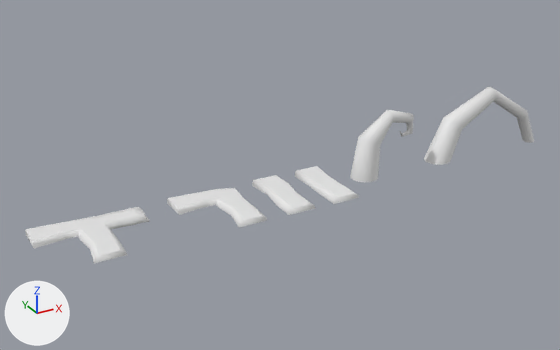
Renders of the FBX model Assets/3D/Props/Sources/root-platforms.fbx from each side of a commit.
Both versions are drawn from a 50 mm lens placed at (-23.2, -39.2, 22.6), pointed at (0.4, 3.7, 1.1). Lighting does not change. The marker at lower left points along +X, +Y and +Z. Where no turn or scale is listed for an object, it has been applied to the vertices.

Script lines for the objects in view, before the commit:
```python
me_circle_001 = bpy.data.meshes.new('Circle.001')
me_circle_001.from_pydata(...)  # 68 vertices, 50 faces; spans x -1.0..1.15, y 0.0..5.24, z -0.02..0.44
me_circle_002 = bpy.data.meshes.new('Circle.002')
me_circle_002.from_pydata(...)  # 172 vertices, 152 faces; spans x -3.65..3.68, y 0.0..5.45, z -0.04..0.45
me_circle_003 = bpy.data.meshes.new('Circle.003')
me_circle_003.from_pydata(...)  # 68 vertices, 50 faces; spans x -1.0..1.0, y 0.0..5.24, z -0.02..0.44
me_circle_004 = bpy.data.meshes.new('Circle.004')
me_circle_004.from_pydata(...)  # 102 vertices, 82 faces; spans x -3.65..1.19, y 0.0..5.45, z -0.02..0.44
me_circle_005 = bpy.data.meshes.new('Circle.005')
me_circle_005.from_pydata(...)  # 224 vertices, 192 faces; spans x -1.29..3.76, y -1.0..1.0, z 0.0..4.76
me_circle_006 = bpy.data.meshes.new('Circle.006')
me_circle_006.from_pydata(...)  # 160 vertices, 128 faces; spans x -1.29..9.6, y -1.0..1.0, z -0.21..5.05
ob_corner1 = bpy.data.objects.new('corner1', me_circle_004)
ob_corner1.location = (-3.6, 0.0, 0.0)
ob_corner1_001 = bpy.data.objects.new('corner1.001', me_circle_002)
ob_corner1_001.location = (-12.86, 0.0, 0.0)
ob_form1 = bpy.data.objects.new('form1', me_circle_005)
ob_form1.location = (7.07, 2.75, 0.0)
ob_form2 = bpy.data.objects.new('form2', me_circle_006)
ob_form2.location = (13.73, 2.75, 0.0)
ob_straight1 = bpy.data.objects.new('straight1', me_circle_001)
ob_straight1.location = (0.0, 0.0, 0.0)
ob_straight2 = bpy.data.objects.new('straight2', me_circle_003)
ob_straight2.location = (3.43, 0.0, 0.0)
```
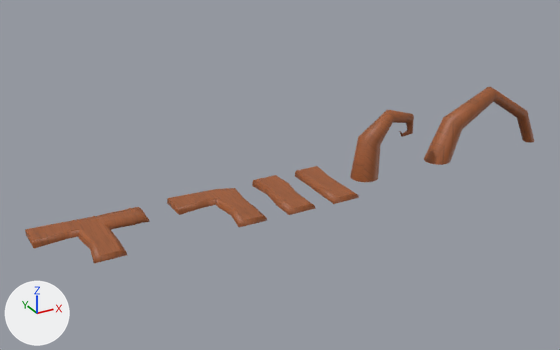
What differs and where, as boxes (x1, y1, x2, y2) in the pictures (560 x 350 px):
'corner1.001', recoloured (white to brown): (25, 207, 150, 263) in both
'form2', recoloured (white to brown): (424, 87, 534, 165) in both
'form1', recoloured (white to brown): (350, 110, 414, 182) in both
'corner1', recoloured (white to brown): (167, 188, 267, 227) in both
'straight1', recoloured (white to brown): (252, 175, 315, 215) in both
'straight2', recoloured (white to brown): (295, 166, 359, 204) in both

Diff of the bpy script that builds the scene:
```diff
--- a/Assets/3D/Props/Sources/root-platforms.fbx.py
+++ b/Assets/3D/Props/Sources/root-platforms.fbx.py
@@ img_bois_png @@
+img_bois_png = load_image('bois.png', '../../../2D/Textures/bois.png', 2056, 2056, 'sRGB')
@@ mat_wood @@
+mat_wood = principled_material('wood')
+mat_wood.texture = img_bois_png
@@ me_circle_001 @@
 me_circle_001.from_pydata(...)  # 68 vertices, 50 faces; spans x -1.0..1.15, y 0.0..5.24, z -0.02..0.44
+me_circle_001.materials.append(mat_wood)  # picture img_bois_png
@@ me_circle_002 @@
 me_circle_002.from_pydata(...)  # 172 vertices, 152 faces; spans x -3.65..3.68, y 0.0..5.45, z -0.04..0.45
+me_circle_002.materials.append(mat_wood)  # picture img_bois_png
@@ me_circle_006 @@
 me_circle_006.from_pydata(...)  # 160 vertices, 128 faces; spans x -1.29..9.6, y -1.0..1.0, z -0.21..5.05
+me_circle_006.materials.append(mat_wood)  # picture img_bois_png
@@ me_circle_005 @@
 me_circle_005.from_pydata(...)  # 224 vertices, 192 faces; spans x -1.29..3.76, y -1.0..1.0, z 0.0..4.76
+me_circle_005.materials.append(mat_wood)  # picture img_bois_png
@@ me_circle_004 @@
 me_circle_004.from_pydata(...)  # 102 vertices, 82 faces; spans x -3.65..1.19, y 0.0..5.45, z -0.02..0.44
+me_circle_004.materials.append(mat_wood)  # picture img_bois_png
@@ me_circle_003 @@
 me_circle_003.from_pydata(...)  # 68 vertices, 50 faces; spans x -1.0..1.0, y 0.0..5.24, z -0.02..0.44
+me_circle_003.materials.append(mat_wood)  # picture img_bois_png
```
